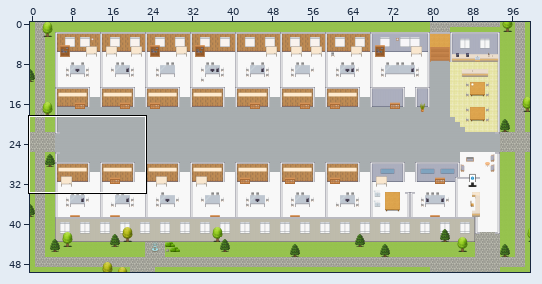
Two versions of a level (Tiled map (JSON), maps/CH-Consumer-Customer-Experience-Platform.tmj). Above: a wide view before the commit, with the close-up outlined.
Close-up. Old version:
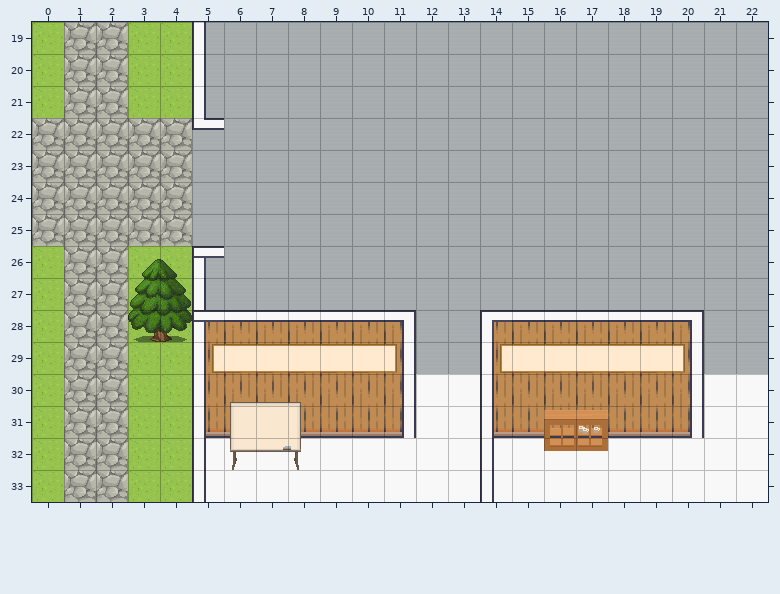
Cells are 32x32 px. Shown: x 0..22, y 19..33. The commit also changed other parts of the map, which this record leaves out.
And afterwards:
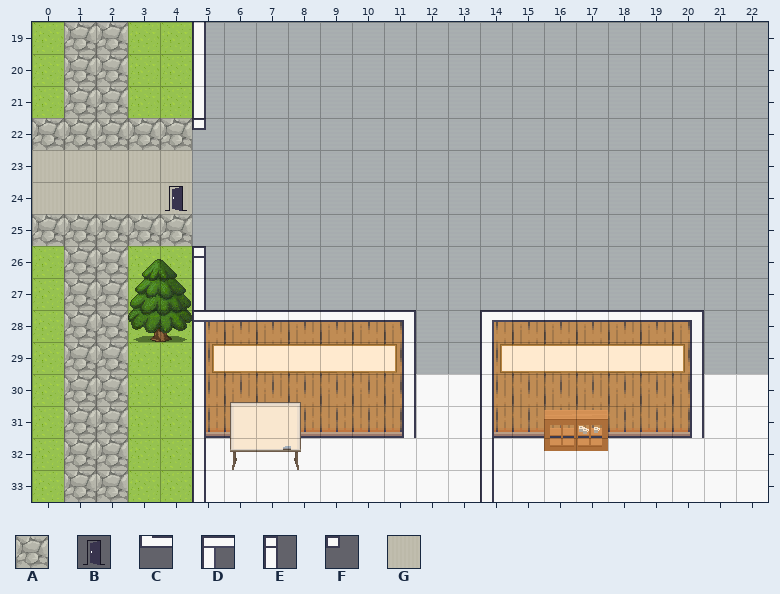
Key: from "Exterior": A 638; from "User_Zones": B 65; from "room2": C 23, D 27, E 30, F 64, G 328.
_ is an empty cell, # one hidden under a higher layer, . an unchanged one.
The exact change:
--- layer "outside"
@@ x 0..4 @@
-23 #AA##
-24 #####
+23 GGGGG
+24 GGGGG
--- layer "walls"
@@ x 5..5 @@
-22 C
+22 F
@@ x 5..5 @@
-26 D
+26 E
--- layer "trees"
@@ x 0..4 @@
-23 A..AA
-24 AAAAA
+23 _..__
+24 _____
--- layer "zones"
@@ x 4..4 @@
-24 _
+24 B
Pixel boxes of the changes (left, top, right, bottom) in both close-ups:
changed: (32, 118, 224, 214)
changed: (194, 246, 224, 278)
